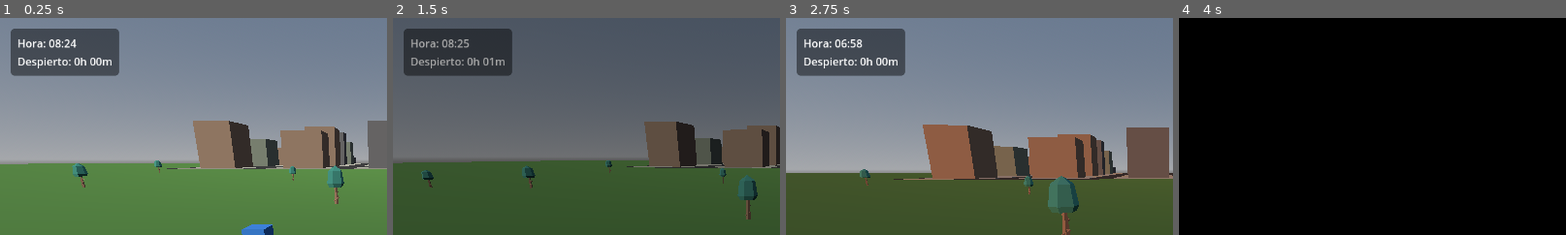
Above: before the commit, frames 1-4 (left to right).
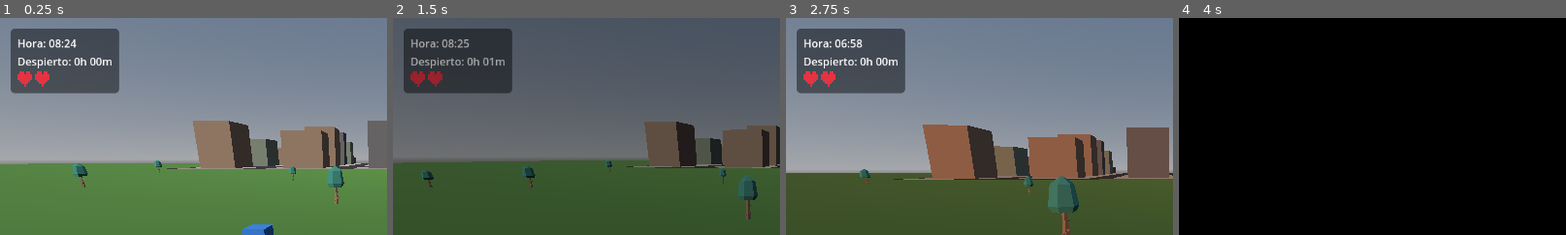
Above: after the commit, the same moments.

Repository: BigBang1010101010/game12
Game: Godot game, scene res://scenes/main.tscn
The game is run twice, just before and just after one commit, with the same random seed, the same clock (stepped at 60 frames per second) and the same inputs.
Inputs (mouse positions are % of the whole screen's width and height, from its top left):
- Up to frame 1 (0.25 s): no input
- Up to frame 2 (1.5 s): tap Enter at 0.5 s; move the mouse to (55, 50) at 0.52 s; hold E (interact) 0.53-1.28 s; hold W (move_forward) from 0.53 s (still down); click (55, 50) at 0.67 s; tap Space (jump) at 0.77 s; move the mouse to (45, 50) at 1.27 s; tap Z (sleep) at 1.35 s
- Up to frame 3 (2.75 s): keep holding W (move_forward); tap Space (jump) at 1.52 s; move the mouse to (52, 48) at 2.02 s; tap Shift at 2.1 s
- Up to frame 4 (4 s): keep holding W (move_forward); move the mouse to (49, 52) at 2.77 s; tap E (interact) at 2.85 s; click (49, 52) at 2.92 s; tap Space (jump) at 3.02, 3.77 s; move the mouse to (57, 51) at 3.52 s; hold Z (sleep) from 3.53 s (still down)
The pictures show only the part of the screen within x 0-50%, y 0-50%; the shares and areas given below are measured in that part.

The runs differ from the first frame. In frame 1, 2.5% of the frame differs, in the area x 2-31%, y 24-35%; in frame 2, 2.4%; in frame 3, 2.5%; in frame 4, nothing differs.

Commit message:
Add a 2-heart health system drained by staying awake
Health lives in PlayerStats as an integer count of HALF hearts
(MAX_HALF_HEARTS = 4, i.e. 2 full hearts) so nothing has to deal in
fractions. Every change - damage or healing - goes through a single
change_health(delta) entry point, clamped to [0, MAX], with
restore_full_health() on top of it; the exhaustion rule calls that like
any other source would, so adding real damage later means calling
change_health rather than editing the energy system.

Exhaustion: _apply_exhaustion charges one half heart per
HOURS_AWAKE_PER_HALF_HEART (0.5) game-hours awake, tracking hours already
charged so each threshold is billed exactly once. reset_awake clears that
tracker too, so sleeping does not immediately re-charge. Reaching 0 just
stays at 0 - no death or game-over yet, as specified. Sleeping restores
full health via the hook SleepController already called.

The HUD draws one icon per full heart, full/half/empty, generated as a
small pixel grid so no art assets are needed.

Verified in the real scene:
- driving awake time in 0.5 game-hour steps steps health down exactly
  once per threshold: 0.5h->3, 1.0h->2, 1.5h->1, 2.0h->0, then 2.5h and
  3.0h stay at 0 (floors, never negative)
- 0.49h awake still leaves 4 half hearts; crossing to 0.51h drops it to 3
- change_health(-1) gives 3 and change_health(+10) clamps back to 4
- sleeping with 1 half heart left restores 4 and resets awake to 0.01h
- rendered all five states; each shows the right full/half/empty pair

Note on balance: at the specified rate, a full 2 hearts is spent after
2.0 game-hours awake, which under the 30-real-minute cycle is 150 real
seconds - 2.5 real minutes from full to empty. That follows the spec as
given; HOURS_AWAKE_PER_HALF_HEART is a single constant if that should be
slower.

Diff:
--- a/scripts/hud.gd
+++ b/scripts/hud.gd
@@ -7,6 +7,7 @@
 var panel: PanelContainer
 var clock_label: Label
 var awake_label: Label
+var hearts_row: HBoxContainer
 
 func _ready() -> void:
 	layer = 15
@@ -15,6 +16,8 @@
 	process_mode = Node.PROCESS_MODE_ALWAYS
 	_build_ui()
 	PlayerStats.awake_changed.connect(_on_awake_changed)
+	PlayerStats.health_changed.connect(_on_health_changed)
+	_refresh_hearts()
 	_refresh()
 
 func _build_ui() -> void:
@@ -37,11 +40,68 @@
 	awake_label = Label.new()
 	column.add_child(awake_label)
 
+	hearts_row = HBoxContainer.new()
+	hearts_row.add_theme_constant_override("separation", 4)
+	column.add_child(hearts_row)
+
 func _process(_delta: float) -> void:
 	_refresh()
 
 func _on_awake_changed(_hours: float) -> void:
 	_refresh()
+
+func _on_health_changed(_half_hearts: int) -> void:
+	_refresh_hearts()
+
+## One icon per full heart, each drawn full, half or empty from the half-heart
+## count, so 2 hearts read as 4 states rather than as a number.
+func _refresh_hearts() -> void:
+	if not hearts_row:
+		return
+	# remove_child before queue_free: queue_free alone leaves the old icons in
+	# the tree until the end of the frame, so two health changes within one
+	# frame would briefly show both sets of icons at once.
+	for child in hearts_row.get_children():
+		hearts_row.remove_child(child)
+		child.queue_free()
+	var full_hearts: int = PlayerStats.MAX_HALF_HEARTS / 2
+	for i in range(full_hearts):
+		var remaining: int = PlayerStats.health_half_hearts - i * 2
+		var fill: int = clampi(remaining, 0, 2) # 2 full, 1 half, 0 empty
+		hearts_row.add_child(_make_heart(fill))
+
+const HEART_SIZE := 22
+const HEART_FULL_COLOR := Color(0.90, 0.20, 0.26)
+const HEART_EMPTY_COLOR := Color(0.24, 0.10, 0.12)
+
+## Heart icons are drawn as a small pixel grid rather than loaded from an
+## image, so the HUD needs no art assets. `fill` is 2 (full), 1 (left half) or
+## 0 (empty).
+func _make_heart(fill: int) -> TextureRect:
+	var shape := [
+		"0110110",
+		"1111111",
+		"1111111",
+		"1111111",
+		"0111110",
+		"0011100",
+		"0001000",
+	]
+	var size := shape.size()
+	var image := Image.create(size, size, false, Image.FORMAT_RGBA8)
+	image.fill(Color(0, 0, 0, 0))
+	for y in range(size):
+		for x in range(size):
+			if shape[y][x] != "1":
+				continue
+			var is_filled: bool = fill == 2 or (fill == 1 and x < size / 2)
+			image.set_pixel(x, y, HEART_FULL_COLOR if is_filled else HEART_EMPTY_COLOR)
+	var rect := TextureRect.new()
+	rect.texture = ImageTexture.create_from_image(image)
+	rect.custom_minimum_size = Vector2(HEART_SIZE, HEART_SIZE)
+	rect.stretch_mode = TextureRect.STRETCH_KEEP_ASPECT
+	rect.texture_filter = CanvasItem.TEXTURE_FILTER_NEAREST
+	return rect
 
 func _refresh() -> void:
 	if not clock_label:
--- a/scripts/player_stats.gd
+++ b/scripts/player_stats.gd
@@ -6,11 +6,28 @@
 ## sleep action can read and change it without reaching into the scene.
 
 signal awake_changed(hours: float)
+signal health_changed(half_hearts: int)
+
+## Health is counted in HALF hearts, so a half-heart loss is a whole unit of
+## the underlying value and nothing has to deal in fractions.
+const MAX_HALF_HEARTS := 4 # 2 full hearts
+
+## In-game hours of being awake that cost half a heart. Sleeping is the only
+## thing that costs health for now, but the cost itself goes through
+## change_health() like any other source would, so adding real damage later
+## means calling that rather than editing this system.
+const HOURS_AWAKE_PER_HALF_HEART := 0.5
 
 ## In-game hours since the player last woke up. Advances off the day/night
 ## cycle's own rate rather than an independent one, so "awake time" and the
 ## clock on the wall can never drift apart.
 var awake_hours: float = 0.0
+
+var health_half_hearts: int = MAX_HALF_HEARTS
+
+## Awake hours already paid for in health, so each threshold is only charged
+## once.
+var _hours_charged: float = 0.0
 
 func _ready() -> void:
 	# Matches DayNightCycle: the clock keeps moving while the inventory has
@@ -28,10 +45,35 @@
 		return
 	awake_hours += hours
 	awake_changed.emit(awake_hours)
+	_apply_exhaustion()
+
+## Charges half a heart for every whole HOURS_AWAKE_PER_HALF_HEART the player
+## has been awake, at most once per threshold.
+func _apply_exhaustion() -> void:
+	while awake_hours - _hours_charged >= HOURS_AWAKE_PER_HALF_HEART:
+		_hours_charged += HOURS_AWAKE_PER_HALF_HEART
+		change_health(-1)
+
+## Single entry point for every health change, damage or healing. Clamped to
+## [0, MAX_HALF_HEARTS]; reaching 0 just leaves it at 0 for now, with no death
+## or game-over behaviour yet.
+func change_health(delta_half_hearts: int) -> void:
+	var new_value: int = clampi(health_half_hearts + delta_half_hearts, 0, MAX_HALF_HEARTS)
+	if new_value == health_half_hearts:
+		return
+	health_half_hearts = new_value
+	health_changed.emit(health_half_hearts)
+
+func restore_full_health() -> void:
+	change_health(MAX_HALF_HEARTS - health_half_hearts)
+
+func get_full_hearts() -> float:
+	return health_half_hearts * 0.5
 
 ## Called when the player sleeps.
 func reset_awake() -> void:
 	awake_hours = 0.0
+	_hours_charged = 0.0
 	awake_changed.emit(awake_hours)
 
 ## "Xh Ym" for display.
